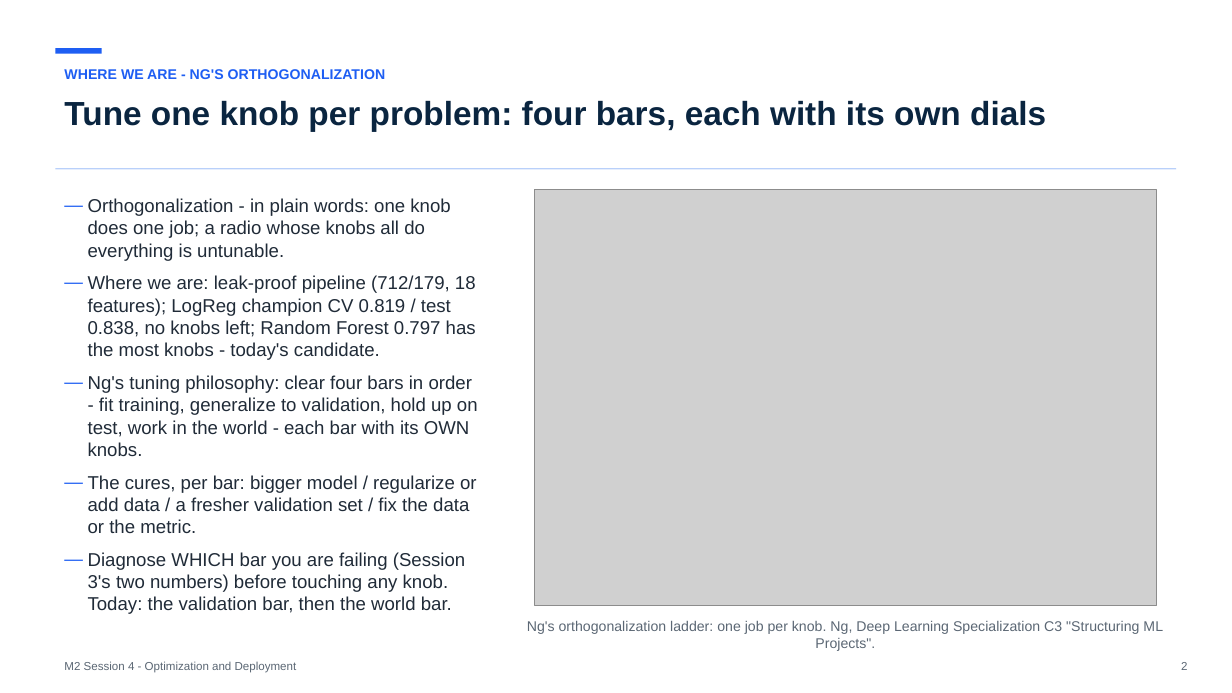
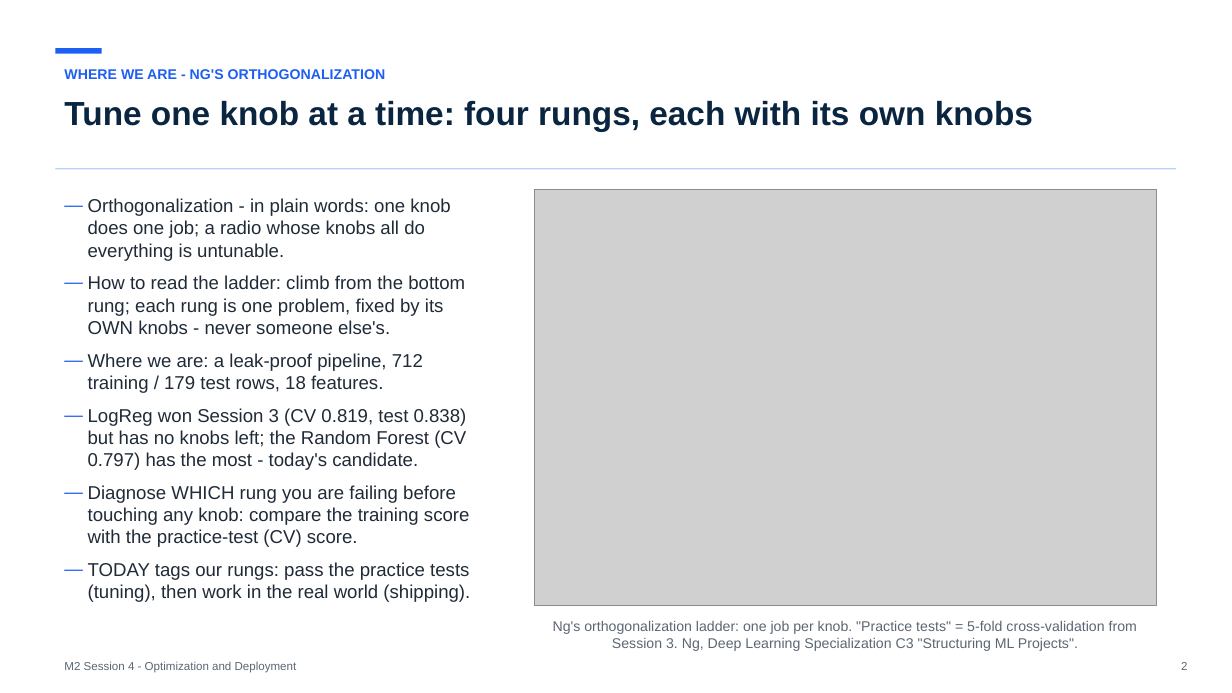
Before and after one commit to koenossendrijver/fontys-tech-exercises, a slide deck: slide 2 of presentations/m2-session-4-optimization-and-deployment.pptx. Drawn at 1232x693 pixels with LibreOffice and Linux fonts; fonts in the diff are those of the drawing; grey boxes stand for pictures. Boxes give left, top, right and bottom in pixels: in the first picture for what was removed or moved away, otherwise in the second. Text is boxed around its words. In the diff, an @@ line names an element or a change of style, - is before the commit and + after.

```diff
--- a/presentations/m2-session-4-optimization-and-deployment.pptx
+++ b/presentations/m2-session-4-optimization-and-deployment.pptx
@@ text at (64, 100, 1033, 131): text changed @@
-Tune one knob per problem: four bars, each with its own dials
+Tune one knob at a time: four rungs, each with its own knobs
@@ text at (88, 275, 470, 602): text changed @@
-— Where we are: leak-proof pipeline (712/179, 18 features); LogReg champion CV 0.819 / test 0.838, no knobs left; Random Forest 0.797 has the most knobs - today's candidate.
-— Ng's tuning philosophy: clear four bars in order - fit training, generalize to validation, hold up on test, work in the world - each bar with its OWN knobs.
-— The cures, per bar: bigger model / regularize or add data / a fresher validation set / fix the data or the metric.
-— Diagnose WHICH bar you are failing (Session 3's two numbers) before touching any knob. Today: the validation bar, then the world bar.
+— How to read the ladder: climb from the bottom rung; each rung is one problem, fixed by its OWN knobs - never someone else's.
+— Where we are: a leak-proof pipeline, 712 training / 179 test rows, 18 features.
+— LogReg won Session 3 (CV 0.819, test 0.838) but has no knobs left; the Random Forest (CV 0.797) has the most - today's candidate.
+— Diagnose WHICH rung you are failing before touching any knob: compare the training score with the practice-test (CV) score.
+— TODAY tags our rungs: pass the practice tests (tuning), then work in the real world (shipping).
@@ text at (553, 621, 1137, 651): text changed @@
-Ng's orthogonalization ladder: one job per knob. Ng, Deep Learning Specialization C3 "Structuring ML Projects".
+Ng's orthogonalization ladder: one job per knob. "Practice tests" = 5-fold cross-validation from Session 3. Ng, Deep Learning Specialization C3 "Structuring ML Projects".
```
Also in this commit, not shown: 15 other slides changed, 7 other files.
